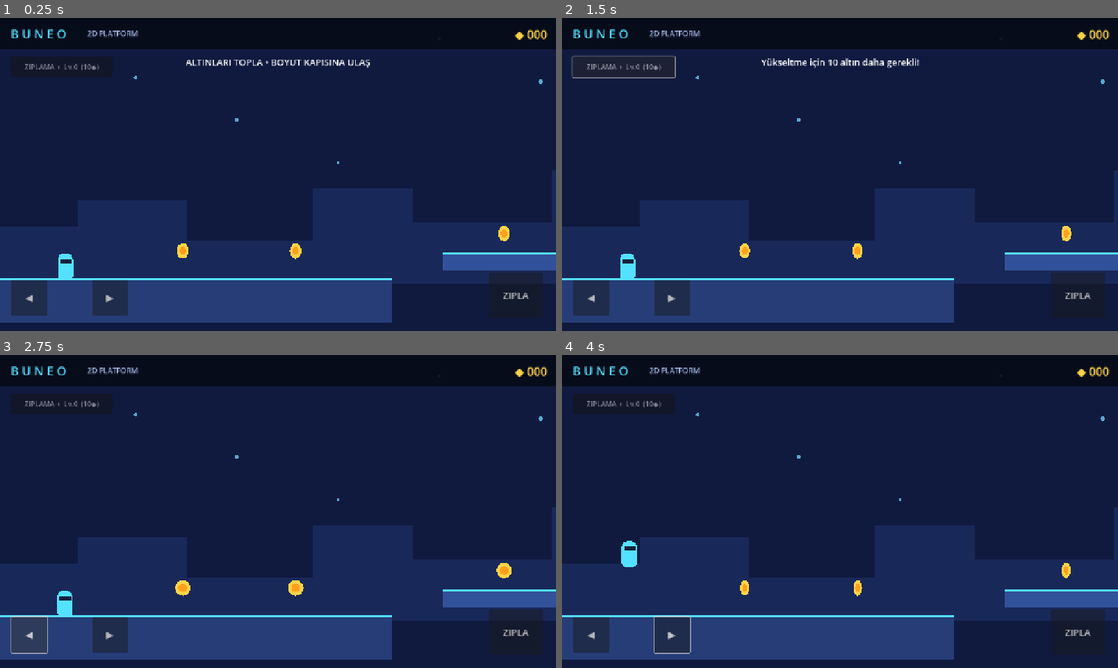
Above: before the commit, frames 1-4 (two rows, left to right).
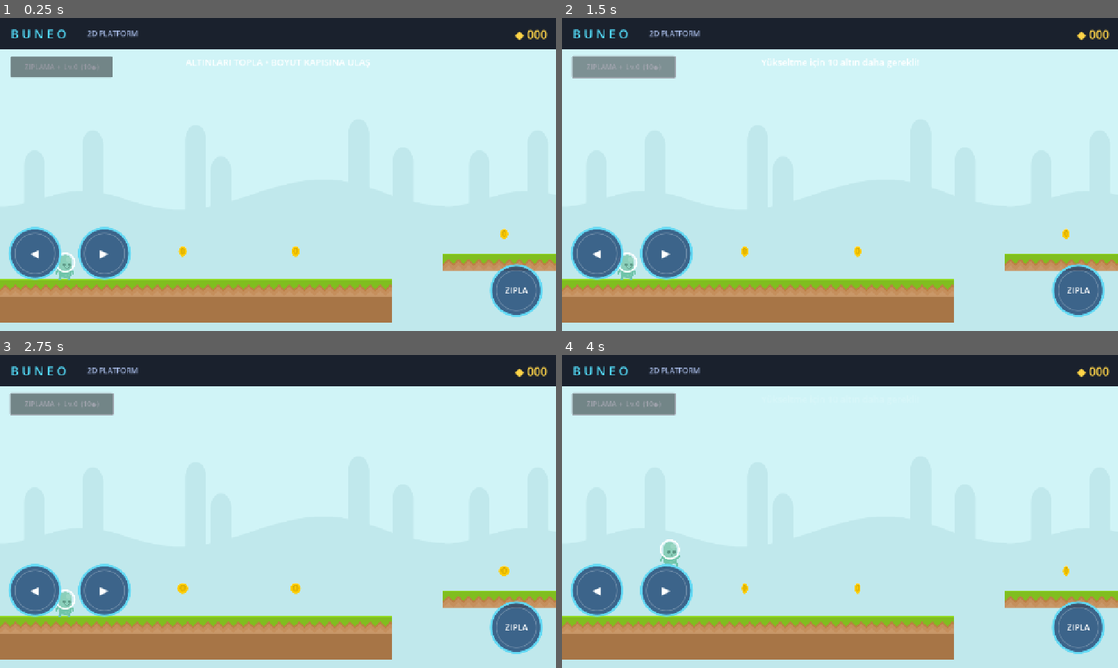
Above: after the commit, the same moments.

Repository: mehmet9978/buneo
Game: Godot game, scene res://scenes/main.tscn
Two runs of this game, one before a commit and one after it. Both use one fixed random seed, a clock stepped at 60 frames per second and the inputs below.
Inputs (mouse positions are in pixels of both pictures, inside the frame that each line leads up to):
- Up to frame 1 (0.25 s): no input
- Up to frame 2 (1.5 s): click (1079, 296) at 0.5 s, where only the run before the commit has a clickable "ZIPLA"; click "ZIPLAMA + Lv.0 (10◆)" at 1.25 s
- Up to frame 3 (2.75 s): click (27, 633) at 2 s, where only the run before the commit has a clickable "◀"
- Up to frame 4 (4 s): click (673, 633) at 2.75 s, where only the run before the commit has a clickable "▶"; tap Enter at 3.5 s; move the mouse to (962, 495) at 3.52 s; hold D (move_right) from 3.53 s (still down); hold Space (jump) from 3.53 s (still down); click (962, 495) at 3.67 s

The runs differ from the first frame. In frame 1, 90% of the frame differs, in the area x 0-100%, y 10-100%; in frame 2, 90%; in frame 3, 90%; in frame 4, 90%.

Commit message:
fix: landscape Android layout, multitouch controls, Kenney art

Diff:
--- /dev/null
+++ b/assets/touch_button.svg
@@ -0,0 +1,4 @@
+<svg xmlns="http://www.w3.org/2000/svg" width="128" height="128" viewBox="0 0 128 128">
+  <circle cx="64" cy="64" r="58" fill="#173e6e" fill-opacity="0.78" stroke="#62d9f4" stroke-width="5"/>
+  <circle cx="64" cy="64" r="46" fill="none" stroke="#ffffff" stroke-opacity="0.24" stroke-width="2"/>
+</svg>
--- a/project.godot
+++ b/project.godot
@@ -22,7 +22,7 @@
 window/size/window_width_override=1280
 window/size/window_height_override=720
 window/stretch/mode="canvas_items"
-window/handheld/orientation=1
+window/handheld/orientation=0
 
 [rendering]
 
--- a/scripts/hud.gd
+++ b/scripts/hud.gd
@@ -10,13 +10,18 @@
 var message_label: Label
 var transition_panel: ColorRect
 var transition_label: Label
-var up_button: Button
-var down_button: Button
+var up_button: TouchScreenButton
+var down_button: TouchScreenButton
+var touch_buttons: Array[TouchScreenButton] = []
+
+const TOUCH_TEXTURE := preload("res://assets/touch_button.svg")
 
 
 func _ready() -> void:
 	layer = 20
 	_build_hud()
+	get_viewport().size_changed.connect(_layout_touch_controls)
+	_layout_touch_controls()
 
 
 func set_coins(total: int) -> void:
@@ -123,30 +128,36 @@
 
 func _build_touch_controls() -> void:
 	var left := _make_action_button("◀", "move_left")
-	left.set_anchors_preset(Control.PRESET_BOTTOM_LEFT)
-	left.position = Vector2(26, -118)
 	add_child(left)
 
 	var right := _make_action_button("▶", "move_right")
-	right.set_anchors_preset(Control.PRESET_BOTTOM_LEFT)
-	right.position = Vector2(212, -118)
 	add_child(right)
 
 	up_button = _make_action_button("▲", "move_forward")
-	up_button.set_anchors_preset(Control.PRESET_BOTTOM_LEFT)
-	up_button.position = Vector2(119, -205)
 	add_child(up_button)
 
 	down_button = _make_action_button("▼", "move_back")
-	down_button.set_anchors_preset(Control.PRESET_BOTTOM_LEFT)
-	down_button.position = Vector2(119, -75)
 	add_child(down_button)
 
 	var jump := _make_action_button("ZIPLA", "jump")
-	jump.set_anchors_preset(Control.PRESET_BOTTOM_RIGHT)
-	jump.position = Vector2(-155, -135)
-	jump.size = Vector2(125, 105)
 	add_child(jump)
+	touch_buttons = [left, right, up_button, down_button, jump]
+
+
+func _layout_touch_controls() -> void:
+	if touch_buttons.size() != 5:
+		return
+	var viewport_size := get_viewport().get_visible_rect().size
+	var bottom := viewport_size.y - 94.0
+	var centers := [
+		Vector2(80, bottom - 85),
+		Vector2(240, bottom - 85),
+		Vector2(160, bottom - 170),
+		Vector2(160, bottom),
+		Vector2(viewport_size.x - 92, bottom)
+	]
+	for index in range(touch_buttons.size()):
+		touch_buttons[index].position = centers[index] - Vector2(64, 64)
 
 
 func _build_transition() -> void:
@@ -176,14 +187,25 @@
 	return button
 
 
-func _make_action_button(text: String, action: String) -> Button:
-	var button := Button.new()
-	button.text = text
-	button.size = Vector2(82, 82)
-	button.modulate = Color(1, 1, 1, 0.78)
-	button.add_theme_font_size_override("font_size", 22)
-	button.button_down.connect(func() -> void: Input.action_press(action))
-	button.button_up.connect(func() -> void: Input.action_release(action))
+func _make_action_button(text: String, action: String) -> TouchScreenButton:
+	var button := TouchScreenButton.new()
+	button.texture_normal = TOUCH_TEXTURE
+	button.action = action
+	button.visibility_mode = TouchScreenButton.VISIBILITY_ALWAYS
+	var hit_area := CircleShape2D.new()
+	hit_area.radius = 50.0
+	button.shape = hit_area
+	button.shape_centered = true
+	var label := Label.new()
+	label.text = text
+	label.position = Vector2.ZERO
+	label.size = Vector2(128, 128)
+	label.horizontal_alignment = HORIZONTAL_ALIGNMENT_CENTER
+	label.vertical_alignment = VERTICAL_ALIGNMENT_CENTER
+	label.add_theme_font_size_override("font_size", 26 if text != "ZIPLA" else 19)
+	label.add_theme_color_override("font_color", Color.WHITE)
+	label.mouse_filter = Control.MOUSE_FILTER_IGNORE
+	button.add_child(label)
 	return button
 
 
--- a/scripts/player_2d.gd
+++ b/scripts/player_2d.gd
@@ -3,8 +3,19 @@
 const SPEED := 310.0
 const BASE_JUMP := 590.0
 const GRAVITY := 1550.0
+const STAND_TEXTURE := preload("res://assets/kenney/p1_stand.png")
+const JUMP_TEXTURE := preload("res://assets/kenney/p1_jump.png")
+const WALK_TEXTURES := [
+	preload("res://assets/kenney/p1_walk01.png"),
+	preload("res://assets/kenney/p1_walk02.png"),
+	preload("res://assets/kenney/p1_walk03.png"),
+	preload("res://assets/kenney/p1_walk04.png"),
+	preload("res://assets/kenney/p1_walk05.png")
+]
 
 var spawn_position := Vector2.ZERO
+var sprite: Sprite2D
+var walk_time := 0.0
 
 
 func _ready() -> void:
@@ -26,6 +37,7 @@
 		velocity.y = -(BASE_JUMP + GameState.jump_level * 55.0)
 
 	move_and_slide()
+	_update_visual(delta)
 	if position.y > 900.0:
 		position = spawn_position
 		velocity = Vector2.ZERO
@@ -39,24 +51,10 @@
 	collision.shape = shape
 	add_child(collision)
 
-	var body := Polygon2D.new()
-	body.polygon = PackedVector2Array([
-		Vector2(-18, -17), Vector2(-13, -27), Vector2(0, -31),
-		Vector2(13, -27), Vector2(18, -17), Vector2(18, 24),
-		Vector2(9, 31), Vector2(-9, 31), Vector2(-18, 24)
-	])
-	body.color = Color("54e1ff")
-	add_child(body)
-
-	var visor := Polygon2D.new()
-	visor.polygon = PackedVector2Array([Vector2(-12, -17), Vector2(14, -17), Vector2(14, -7), Vector2(-12, -7)])
-	visor.color = Color("15213d")
-	add_child(visor)
-
-	var glow := PointLight2D.new()
-	glow.energy = 0.55
-	glow.texture_scale = 0.6
-	add_child(glow)
+	sprite = Sprite2D.new()
+	sprite.texture = STAND_TEXTURE
+	sprite.scale = Vector2(0.7, 0.7)
+	add_child(sprite)
 
 	var camera := Camera2D.new()
 	camera.position = Vector2(180, -80)
@@ -67,3 +65,16 @@
 	camera.limit_top = -100
 	camera.limit_bottom = 720
 	add_child(camera)
+
+
+func _update_visual(delta: float) -> void:
+	if absf(velocity.x) > 10.0:
+		sprite.flip_h = velocity.x < 0.0
+	if not is_on_floor():
+		sprite.texture = JUMP_TEXTURE
+	elif absf(velocity.x) > 20.0:
+		walk_time += delta
+		sprite.texture = WALK_TEXTURES[int(walk_time * 11.0) % WALK_TEXTURES.size()]
+	else:
+		walk_time = 0.0
+		sprite.texture = STAND_TEXTURE
--- a/scripts/world_2d.gd
+++ b/scripts/world_2d.gd
@@ -3,6 +3,9 @@
 signal request_3d
 
 const Player2D := preload("res://scripts/player_2d.gd")
+const BACKGROUND_TEXTURE := preload("res://assets/kenney/bg_grasslands.png")
+const GROUND_TEXTURE := preload("res://assets/kenney/grassHalfMid.png")
+const COIN_TEXTURE := preload("res://assets/kenney/coinGold.png")
 
 var player: CharacterBody2D
 
@@ -20,44 +23,27 @@
 func _build_background() -> void:
 	var sky := Polygon2D.new()
 	sky.polygon = PackedVector2Array([Vector2(-500, -300), Vector2(4500, -300), Vector2(4500, 850), Vector2(-500, 850)])
-	sky.color = Color("101a3f")
+	sky.color = Color("c8f1f4")
 	sky.z_index = -20
 	add_child(sky)
-
-	for i in range(18):
-		var star := Polygon2D.new()
-		var x := float((i * 233 + 79) % 4100)
-		var y := float((i * 97 + 40) % 380)
-		star.polygon = _circle_points(3.0 + float(i % 3), 8)
-		star.position = Vector2(x, y)
-		star.color = Color(0.45, 0.85, 1.0, 0.75)
-		star.z_index = -15
-		add_child(star)
-
-	var skyline := Polygon2D.new()
-	skyline.polygon = PackedVector2Array([
-		Vector2(-100, 610), Vector2(-100, 480), Vector2(180, 480), Vector2(180, 420),
-		Vector2(430, 420), Vector2(430, 510), Vector2(720, 510), Vector2(720, 390),
-		Vector2(950, 390), Vector2(950, 470), Vector2(1270, 470), Vector2(1270, 350),
-		Vector2(1520, 350), Vector2(1520, 490), Vector2(1900, 490), Vector2(1900, 410),
-		Vector2(2280, 410), Vector2(2280, 520), Vector2(2750, 520), Vector2(2750, 370),
-		Vector2(3100, 370), Vector2(3100, 490), Vector2(3520, 490), Vector2(3520, 400),
-		Vector2(3900, 400), Vector2(3900, 610)
-	])
-	skyline.color = Color("182859")
-	skyline.z_index = -10
-	add_child(skyline)
+	for i in range(5):
+		var background := Sprite2D.new()
+		background.texture = BACKGROUND_TEXTURE
+		background.position = Vector2(512 + 1024 * i, 360)
+		background.scale = Vector2(1.0, 1.5)
+		background.z_index = -15
+		add_child(background)
 
 
 func _build_level() -> void:
-	_add_platform(Vector2(450, 650), Vector2(900, 100), Color("263d77"))
-	_add_platform(Vector2(1160, 560), Vector2(280, 38), Color("31519a"))
-	_add_platform(Vector2(1510, 460), Vector2(250, 38), Color("31519a"))
-	_add_platform(Vector2(1870, 580), Vector2(300, 38), Color("31519a"))
-	_add_platform(Vector2(2260, 490), Vector2(260, 38), Color("31519a"))
-	_add_platform(Vector2(2630, 390), Vector2(220, 38), Color("31519a"))
-	_add_platform(Vector2(3060, 560), Vector2(500, 38), Color("31519a"))
-	_add_platform(Vector2(3680, 650), Vector2(900, 100), Color("263d77"))
+	_add_platform(Vector2(450, 650), Vector2(900, 100))
+	_add_platform(Vector2(1160, 560), Vector2(280, 38))
+	_add_platform(Vector2(1510, 460), Vector2(250, 38))
+	_add_platform(Vector2(1870, 580), Vector2(300, 38))
+	_add_platform(Vector2(2260, 490), Vector2(260, 38))
+	_add_platform(Vector2(2630, 390), Vector2(220, 38))
+	_add_platform(Vector2(3060, 560), Vector2(500, 38))
+	_add_platform(Vector2(3680, 650), Vector2(900, 100))
 
 	var coin_positions := [
 		Vector2(420, 535), Vector2(680, 535), Vector2(1160, 495),
@@ -69,7 +55,7 @@
 	_add_portal(Vector2(3790, 515))
 
 
-func _add_platform(center: Vector2, size: Vector2, color: Color) -> void:
+func _add_platform(center: Vector2, size: Vector2) -> void:
 	var body := StaticBody2D.new()
 	body.position = center
 	body.collision_layer = 2
@@ -84,13 +70,16 @@
 		-size * 0.5, Vector2(size.x * 0.5, -size.y * 0.5),
 		size * 0.5, Vector2(-size.x * 0.5, size.y * 0.5)
 	])
-	visual.color = color
+	visual.color = Color("a77546")
 	body.add_child(visual)
-	var edge := Line2D.new()
-	edge.points = PackedVector2Array([Vector2(-size.x * 0.5, -size.y * 0.5), Vector2(size.x * 0.5, -size.y * 0.5)])
-	edge.width = 6.0
-	edge.default_color = Color("54e1ff")
-	body.add_child(edge)
+	for index in range(ceili(size.x / 70.0)):
+		var tile := Sprite2D.new()
+		tile.texture = GROUND_TEXTURE
+		tile.centered = false
+		tile.region_enabled = true
+		tile.region_rect = Rect2(0, 0, minf(70.0, size.x - index * 70.0), 70)
+		tile.position = Vector2(-size.x * 0.5 + index * 70.0, -size.y * 0.5)
+		body.add_child(tile)
 	add_child(body)
 
 
@@ -104,14 +93,10 @@
 	shape.radius = 18.0
 	collision.shape = shape
 	coin.add_child(collision)
-	var outer := Polygon2D.new()
-	outer.polygon = _circle_points(18.0, 16)
-	outer.color = Color("ffd447")
-	coin.add_child(outer)
-	var inner := Polygon2D.new()
-	inner.polygon = _circle_points(10.0, 16)
-	inner.color = Color("ff9f1c")
-	coin.add_child(inner)
+	var visual := Sprite2D.new()
+	visual.texture = COIN_TEXTURE
+	visual.scale = Vector2(0.7, 0.7)
+	coin.add_child(visual)
 	coin.body_entered.connect(func(body: Node) -> void:
 		if body == player:
 			GameState.add_coin()
--- /dev/null
+++ b/tests/touch_test.gd
@@ -0,0 +1,60 @@
+extends SceneTree
+
+
+func _initialize() -> void:
+	call_deferred("_run")
+
+
+func _touch(finger: int, position: Vector2, pressed: bool) -> void:
+	var event := InputEventScreenTouch.new()
+	event.index = finger
+	event.position = position
+	event.pressed = pressed
+	root.push_input(event, true)
+
+
+func _run() -> void:
+	var main := (load("res://scenes/main.tscn") as PackedScene).instantiate()
+	root.add_child(main)
+	await process_frame
+	var right: TouchScreenButton = main.hud.touch_buttons[1]
+	var left: TouchScreenButton = main.hud.touch_buttons[0]
+	var jump: TouchScreenButton = main.hud.touch_buttons[4]
+	var right_center: Vector2 = right.position + Vector2(64, 64)
+	var left_center: Vector2 = left.position + Vector2(64, 64)
+	var jump_center: Vector2 = jump.position + Vector2(64, 64)
+	_touch(0, right_center, true)
+	_touch(1, jump_center, true)
+	await process_frame
+	if not Input.is_action_pressed("move_right") or not Input.is_action_pressed("jump"):
+		push_error("Hareket ve zıplama eşzamanlı dokunmada etkinleşmedi")
+		quit(1)
+		return
+	_touch(0, right_center, false)
+	await process_frame
+	if Input.is_action_pressed("move_right") or not Input.is_action_pressed("jump"):
+		push_error("Bir parmak kalkınca diğerinin eylemi bozuldu")
+		quit(1)
+		return
+	_touch(1, jump_center, false)
+	await process_frame
+	if Input.is_action_pressed("jump"):
+		push_error("Zıplama parmak kalkınca bırakılmadı")
+		quit(1)
+		return
+	_touch(0, left_center, true)
+	_touch(1, right_center, true)
+	await process_frame
+	if not Input.is_action_pressed("move_left") or not Input.is_action_pressed("move_right"):
+		push_error("Sol ve sağ düğmeler ayrı parmakları algılamadı")
+		quit(1)
+		return
+	_touch(1, right_center, false)
+	await process_frame
+	if not Input.is_action_pressed("move_left") or Input.is_action_pressed("move_right"):
+		push_error("Sağ parmak kalkınca sol yön bozuldu")
+		quit(1)
+		return
+	_touch(0, left_center, false)
+	print("BUNEO_MULTI_TOUCH_OK")
+	quit()
Not shown, added: assets/kenney/LICENSE.txt
Binary file added: assets/kenney/bg_grasslands.png
Not shown, added: assets/kenney/bg_grasslands.png.import
Binary file added: assets/kenney/coinGold.png
Not shown, added: assets/kenney/coinGold.png.import
Binary file added: assets/kenney/grassCenter.png
Not shown, added: assets/kenney/grassCenter.png.import
Binary file added: assets/kenney/grassHalfMid.png
Not shown, added: assets/kenney/grassHalfMid.png.import
Binary file added: assets/kenney/grassMid.png
Not shown, added: assets/kenney/grassMid.png.import
Binary file added: assets/kenney/p1_jump.png
(and 18 more such lines)
